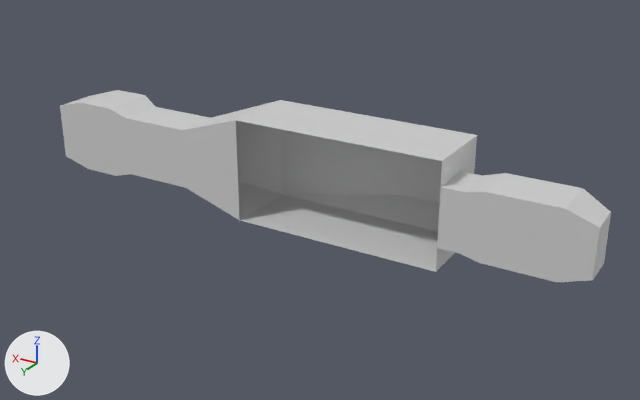
The COLLADA model dae/player.dae as it was, and as the next commit left it.
Rendered twice from a 50 mm camera at (-7.22, 12.45, 6.04) aimed at (0.37, -0.21, -0.29). The lights are fixed; the arrows at lower left show +X, +Y and +Z. Where no turn or scale is listed for an object, it has been applied to the vertices.
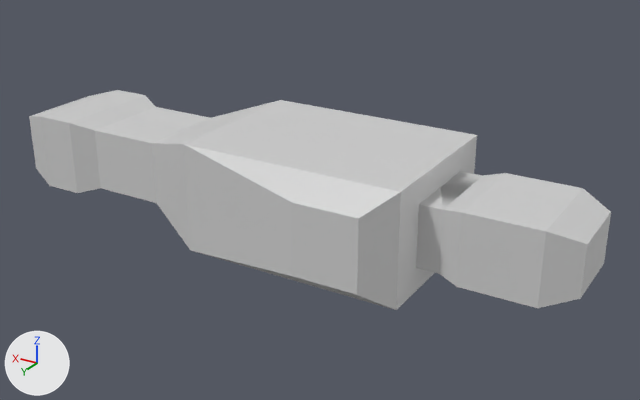
Edits to the bpy script that builds the scene:
```text
Change me_cube:
    used by ob_cube; location = (0.0, 0.0, 0.0)
    remove me_cube.from_pydata(...)  # 52 vertices, 98 faces; spans x -4.62..6.55, y -1.95..0.01, z -1.0..1.0
    add me_cube.from_pydata(...)  # 96 vertices, 192 faces; spans x -4.62..6.55, y -1.95..1.95, z -1.0..1.0
    me_cube part 1
    8 faces are deleted
    44 vertices are added at x -4.62..6.55, y -0.01..1.95, z -1.0..1.0
    102 new faces join them
```

What differs and where, as boxes [x1, y1, x2, y2] in the pictures (640 x 400 px):
'Cube', reshaped (15% taller)
    before: [60, 90, 611, 282]
    after: [29, 90, 611, 310]
part 1 of me_cube, built on
    before: [236, 118, 464, 272]
    after: [29, 103, 600, 310]
